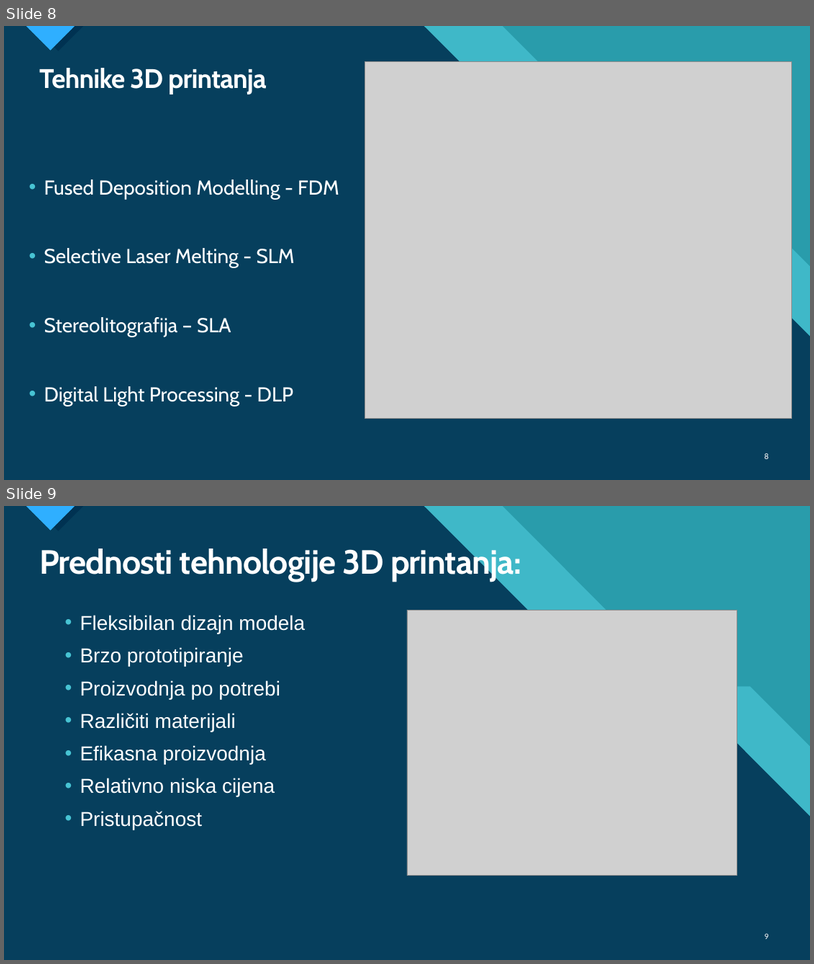
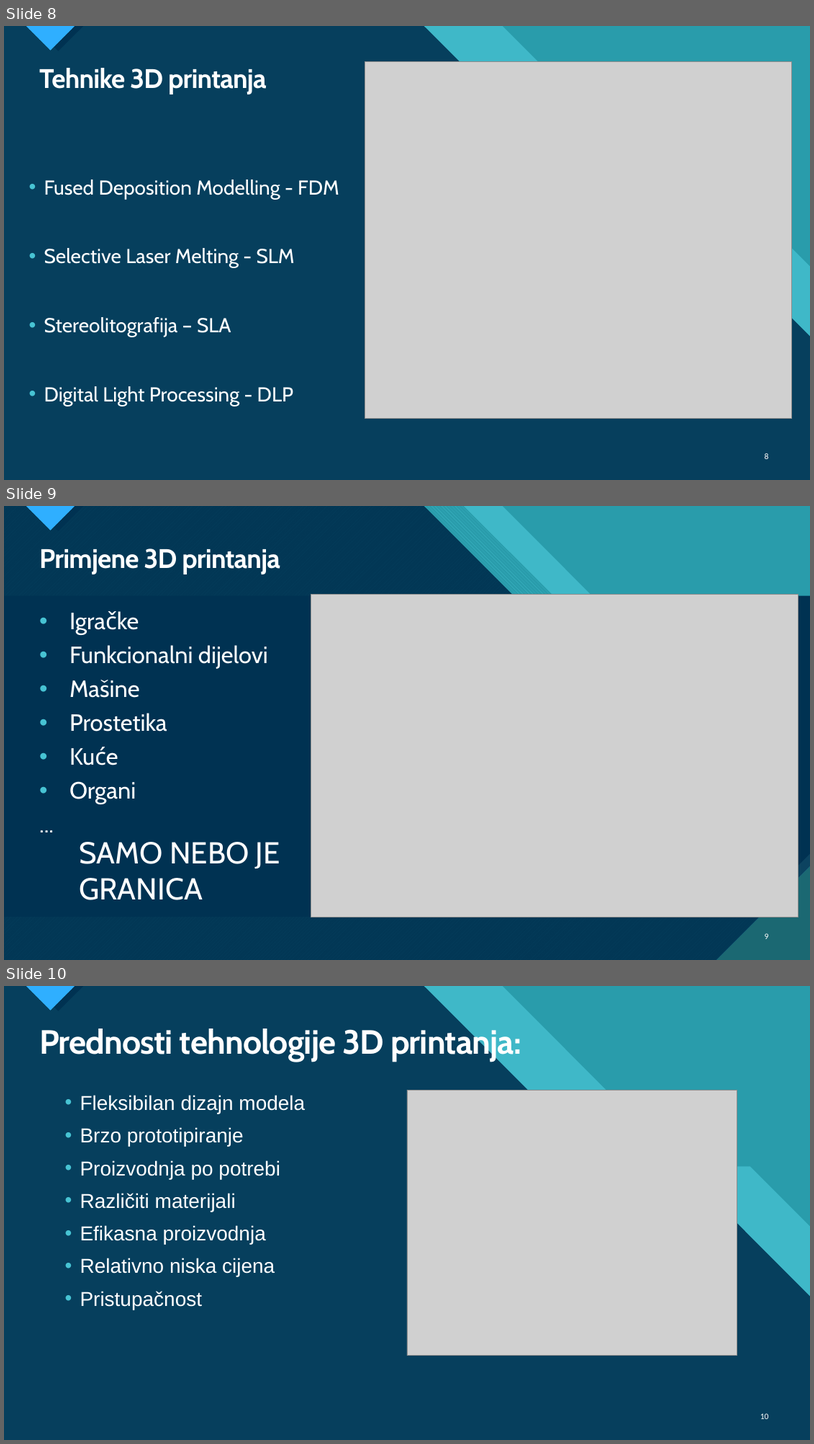
Before and after one commit to BHFFMMST/3D-printing, a slide deck: 3D_printing_radonica.pptx. Shown one above the other, each under a label of ours: slides 8 and 9 before the commit, slides 8, 9 and 10 after it. The pictures are 814x964 and 814x1444 pixels, drawn with LibreOffice and Linux fonts; fonts in the diff are those of the drawing; grey boxes stand for pictures. Boxes give left, top, right and bottom in pixels: in the first picture for what was removed or moved away, otherwise in the second. Text is boxed around its words. In the diff, an @@ line names an element or a change of style, - is before the commit and + after.

```diff
--- a/3D_printing_radonica.pptx
+++ b/3D_printing_radonica.pptx
@@ slide 9 added at <box>4,506,810,960</box>, background #47C3D3; not listed: 17 template elements that a slide beside it also shows @@
@@ freeform shape added at <box>4,506,810,960</box>, fill pattern #47C3D3 on #1B6872 @@
@@ title added at <box>39,548,280,574</box>, 32 pt, text #FFFFFF, bold @@
+Primjene 3D printanja
@@ picture added at <box>311,595,799,917</box> @@
@@ picture added at <box>314,595,798,916</box> @@
@@ picture added at <box>332,595,798,914</box> @@
@@ picture added at <box>332,596,798,915</box> @@
@@ text added at <box>70,645,268,804</box>, 28 pt, text #FFFFFF @@
+• Igračke
+• Funkcionalni dijelovi
+• Mašine
+• Prostetika
+• Kuće
+• Organi
+...
@@ text added at <box>79,842,280,900</box>, 36 pt, text #FFFFFF @@
+SAMO NEBO JE GRANICA
@@ page number added at <box>765,933,769,939</box>, 10 pt, text #FFFFFF @@
+9
@@ what was slide 9 is now slide 10 @@
@@ page number at <box>761,1413,769,1419</box>: text changed @@
-9
+10
```
Also in this commit, not shown: 9 other files.
